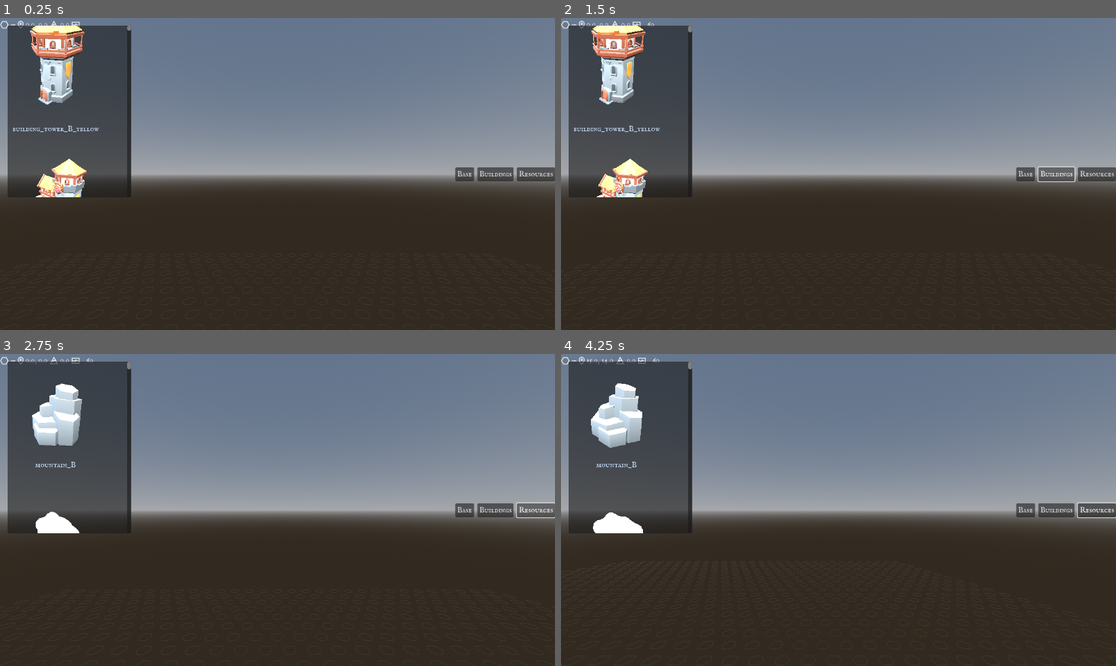
Above: before the commit, frames 1-4 (two rows, left to right).
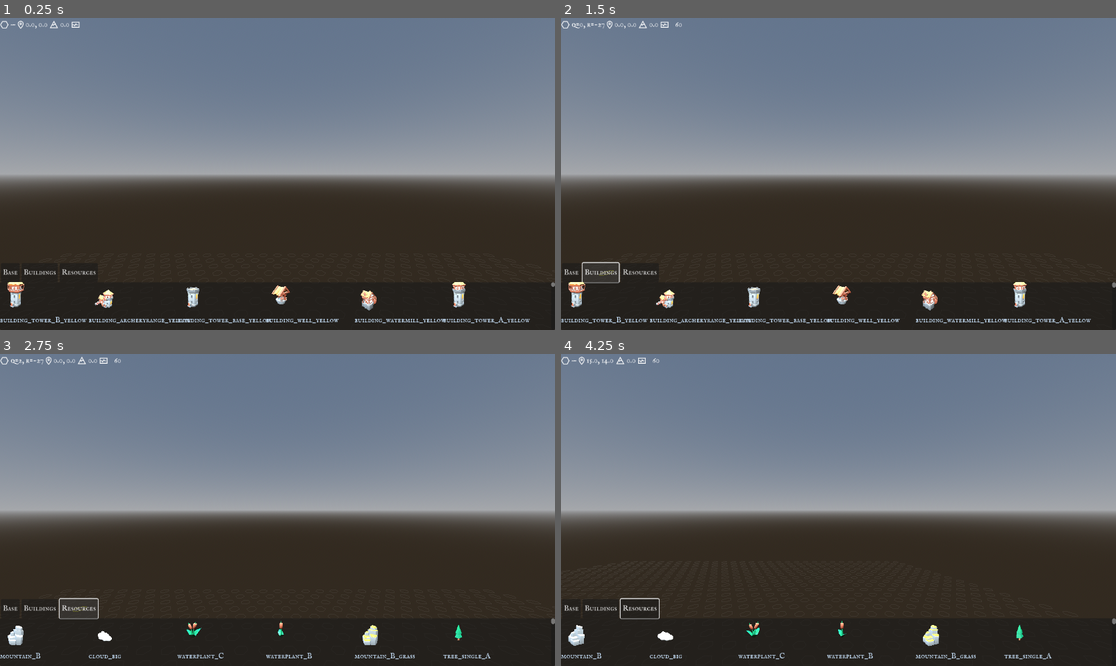
Above: after the commit, the same moments.

Repository: guillaumedelre/medieval-hexagon
Game: Godot game, scene res://scenes/MapEditor.tscn
Same seed, same stepped clock (60 frames per second), same inputs: the game is played once before the commit and once after it.
Inputs (mouse positions are in pixels of both pictures, inside the frame that each line leads up to):
- Up to frame 1 (0.25 s): no input
- Up to frame 2 (1.5 s): click "Base" at 0.5 s; click "Buildings" at 1.25 s
- Up to frame 3 (2.75 s): click "Resources" at 2 s
- Up to frame 4 (4.25 s): move the mouse to (960, 494) at 2.77 s; hold D (move_right) 2.78-3.53 s; click (960, 494) at 2.92 s; move the mouse to (727, 525) at 3.52 s; hold S (move_backward) from 3.53 s (still down)

The runs differ from the first frame. In frame 1, 14% of the frame differs, in the area x 0-100%, y 2-100%; in frame 2, 15%, in the area x 0-100%, y 0-100%; in frame 3, 14%; in frame 4, 14%.

Commit message:
Improve TileBrowser

Diff:
--- a/scenes/MapEditor.tscn
+++ b/scenes/MapEditor.tscn
@@ -92,62 +92,46 @@
 [node name="LayerSelector" type="Control" parent="UI"]
 custom_minimum_size = Vector2(0, 32)
 layout_mode = 1
-anchors_preset = 14
-anchor_top = 0.5
+anchor_top = 0.582
 anchor_right = 1.0
-anchor_bottom = 0.5
+anchor_bottom = 0.63100004
+offset_left = 2.0
+offset_top = 140.86398
+offset_right = 2.0
+offset_bottom = 141.11197
 grow_horizontal = 2
 grow_vertical = 2
 script = ExtResource("8_cio15")
 
-[node name="TerrainButton" type="Button" parent="UI/LayerSelector"]
-layout_mode = 1
-anchors_preset = 6
-anchor_left = 1.0
-anchor_top = 0.5
-anchor_right = 1.0
-anchor_bottom = 0.5
-offset_left = -207.0
-offset_top = -14.5
-offset_right = -168.0
-offset_bottom = 14.5
-grow_horizontal = 0
-grow_vertical = 2
+[node name="HBoxContainer" type="HBoxContainer" parent="UI/LayerSelector"]
+layout_mode = 0
+offset_top = -9.0
+offset_right = 201.0
+offset_bottom = 31.0
+
+[node name="TerrainButton" type="Button" parent="UI/LayerSelector/HBoxContainer"]
+layout_mode = 2
 text = "Base"
 
-[node name="BuildingButton" type="Button" parent="UI/LayerSelector"]
-layout_mode = 1
-anchors_preset = 6
-anchor_left = 1.0
-anchor_top = 0.5
-anchor_right = 1.0
-anchor_bottom = 0.5
-offset_left = -161.0
-offset_top = -14.5
-offset_right = -86.0
-offset_bottom = 14.5
-grow_horizontal = 0
-grow_vertical = 2
+[node name="BuildingButton" type="Button" parent="UI/LayerSelector/HBoxContainer"]
+layout_mode = 2
 text = "Buildings"
 
-[node name="ResourceButton" type="Button" parent="UI/LayerSelector"]
-layout_mode = 1
-anchors_preset = 6
-anchor_left = 1.0
-anchor_top = 0.5
-anchor_right = 1.0
-anchor_bottom = 0.5
-offset_left = -79.0
-offset_top = -14.5
-offset_bottom = 14.5
-grow_horizontal = 0
-grow_vertical = 2
+[node name="ResourceButton" type="Button" parent="UI/LayerSelector/HBoxContainer"]
+layout_mode = 2
 text = "Resources"
 
 [node name="TileBrowser" parent="UI" instance=ExtResource("7_y6um0")]
 layout_mode = 1
+anchor_top = 0.84700006
+anchor_right = 1.0
+anchor_bottom = 1.0
+offset_left = 0.0
+offset_top = 0.14398193
+offset_right = 0.0
+offset_bottom = 0.0
 grow_vertical = 2
 
-[connection signal="pressed" from="UI/LayerSelector/TerrainButton" to="UI/LayerSelector" method="_on_TerrainButton_pressed"]
-[connection signal="pressed" from="UI/LayerSelector/BuildingButton" to="UI/LayerSelector" method="_on_BuildingButton_pressed"]
-[connection signal="pressed" from="UI/LayerSelector/ResourceButton" to="UI/LayerSelector" method="_on_ResourceButton_pressed"]
+[connection signal="pressed" from="UI/LayerSelector/HBoxContainer/TerrainButton" to="UI/LayerSelector" method="_on_TerrainButton_pressed"]
+[connection signal="pressed" from="UI/LayerSelector/HBoxContainer/BuildingButton" to="UI/LayerSelector" method="_on_BuildingButton_pressed"]
+[connection signal="pressed" from="UI/LayerSelector/HBoxContainer/ResourceButton" to="UI/LayerSelector" method="_on_ResourceButton_pressed"]
--- a/scenes/ModelPreview.tscn
+++ b/scenes/ModelPreview.tscn
@@ -14,7 +14,7 @@
 tonemap_mode = 2
 
 [node name="ModelPreview" type="Control"]
-custom_minimum_size = Vector2(200, 200)
+custom_minimum_size = Vector2(64, 64)
 layout_mode = 3
 anchors_preset = 0
 script = ExtResource("1_sxtel")
@@ -22,17 +22,17 @@
 
 [node name="SubViewportContainer" type="SubViewportContainer" parent="."]
 clip_contents = true
-custom_minimum_size = Vector2(200, 150)
+custom_minimum_size = Vector2(64, 64)
 layout_mode = 0
-offset_right = 200.0
-offset_bottom = 200.0
+offset_right = 64.0
+offset_bottom = 64.0
 stretch = true
 
 [node name="SubViewport" type="SubViewport" parent="SubViewportContainer"]
 own_world_3d = true
 transparent_bg = true
 handle_input_locally = false
-size = Vector2i(200, 200)
+size = Vector2i(64, 64)
 render_target_update_mode = 4
 
 [node name="Holder" type="Node3D" parent="SubViewportContainer/SubViewport"]
--- a/scenes/TileBrowser.tscn
+++ b/scenes/TileBrowser.tscn
@@ -13,7 +13,8 @@
 script = ExtResource("1")
 
 [node name="Panel" type="Panel" parent="."]
-layout_mode = 0
+layout_mode = 1
+anchors_preset = 15
 anchor_right = 1.0
 anchor_bottom = 1.0
 theme_type_variation = &"Panel"
@@ -25,3 +26,4 @@
 
 [node name="Grid" type="GridContainer" parent="Panel/Scroll"]
 layout_mode = 2
+columns = 6
--- a/scripts/model_preview.gd
+++ b/scripts/model_preview.gd
@@ -20,8 +20,9 @@
 @onready var viewport: SubViewport = $SubViewportContainer/SubViewport
 @onready var holder: Node3D = $SubViewportContainer/SubViewport/Holder
 
+const PREVIEW_SCALE: float = 1    # ↙️ 3x plus petit (0.3 = 30%)
+
 var model_instance: Node3D = null
-
 
 func _ready() -> void:
 	if not model_path.is_empty() and model_instance == null:
@@ -60,7 +61,7 @@
 		inst.position = -center
 
 		var max_dim: float = maxf(aabb.size.x, maxf(aabb.size.y, aabb.size.z))
-		var scale_factor: float = 2.5 / max_dim
+		var scale_factor: float = (2.5 / max_dim) * PREVIEW_SCALE
 		inst.scale = Vector3.ONE * scale_factor
 
 	viewport.render_target_update_mode = SubViewport.UPDATE_ALWAYS
--- a/scripts/tile_browser.gd
+++ b/scripts/tile_browser.gd
@@ -99,10 +99,11 @@
 	var label := Label.new()
 	label.text = model_path.get_file().trim_suffix(".gltf").trim_suffix(".glb").trim_prefix("hex_")
 	label.autowrap_mode = TextServer.AUTOWRAP_WORD
-	label.horizontal_alignment = HORIZONTAL_ALIGNMENT_CENTER
+	label.horizontal_alignment = HORIZONTAL_ALIGNMENT_FILL
 	label.add_theme_color_override("font_color", Color(0.8, 0.9, 1.0))
 	label.add_theme_font_size_override("font_size", 16)
 	vb.add_child(label)
+	print(preview.size)
 
 	vb.gui_input.connect(func(event: InputEvent) -> void:
 		if event is InputEventMouseButton and event.pressed:
